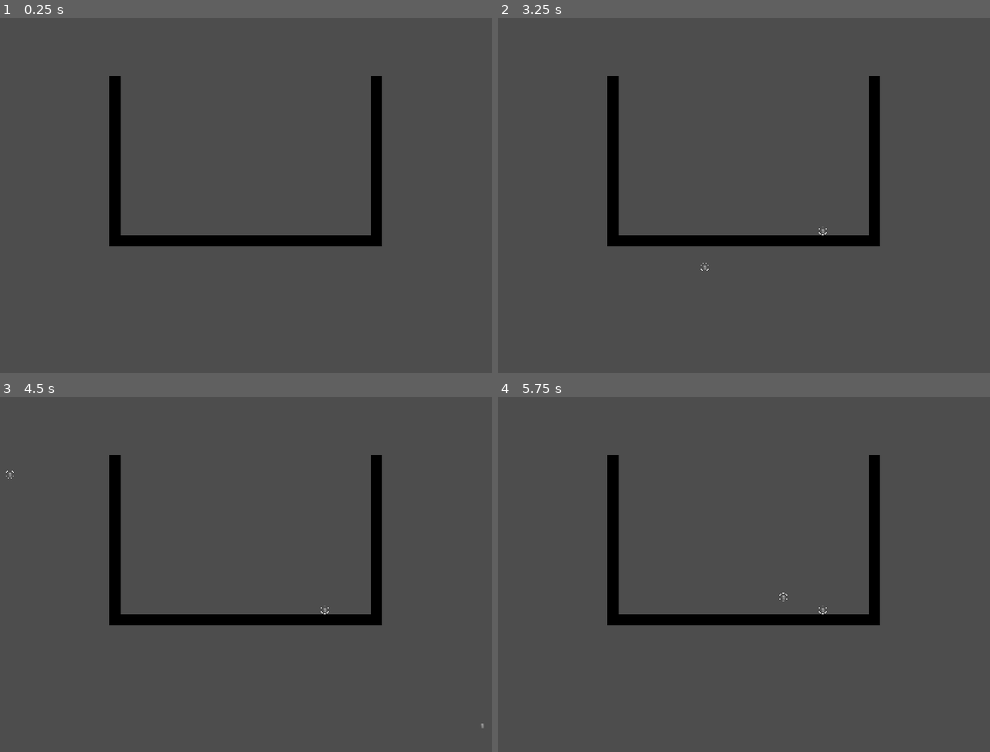
Above: before the commit, frames 1-4 (two rows, left to right).
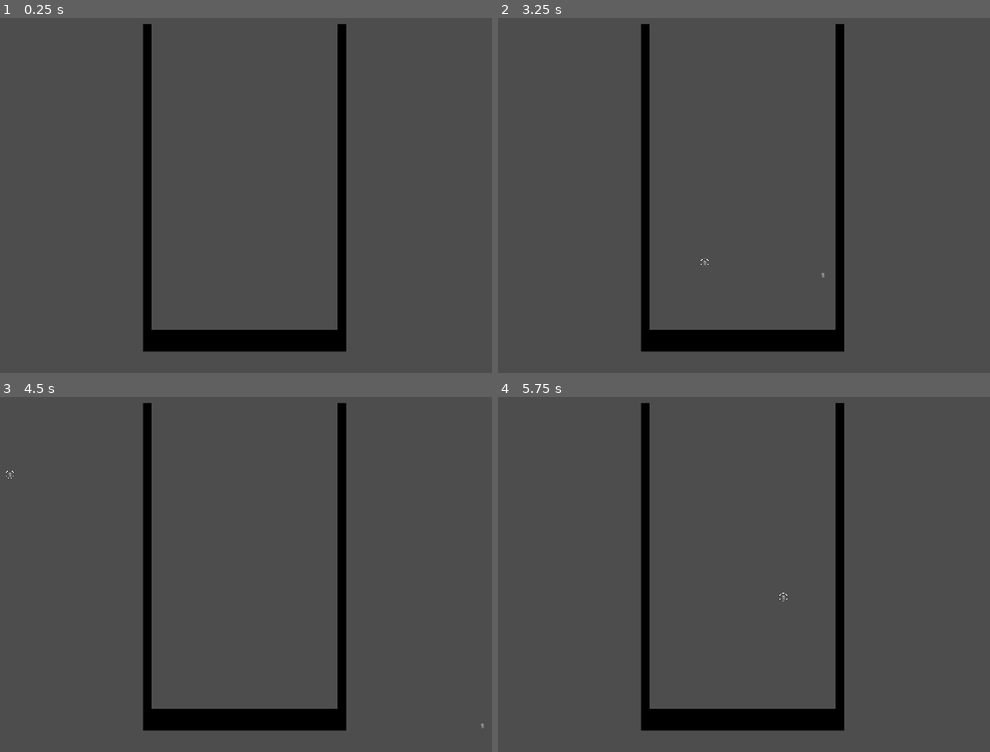
Above: after the commit, the same moments.

Repository: Treszyk/suika_game_clone
Game: Godot game, scene res://source/main_ui.tscn
Same seed, same stepped clock (60 frames per second), same inputs: the game is played once before the commit and once after it.
Inputs (mouse positions are in pixels of both pictures, inside the frame that each line leads up to):
- Up to frame 1 (0.25 s): no input
- Up to frame 2 (3.25 s): tap Enter at 0.5, 2 s; move the mouse to (916, 138) at 0.52 s; click (916, 138) at 0.67 s; tap Space at 1.25, 2.75 s; move the mouse to (586, 181) at 1.27 s; click (586, 181) at 1.42 s; move the mouse to (822, 64) at 2.02 s; click (822, 64) at 2.17 s; move the mouse to (704, 245) at 2.77 s; click (704, 245) at 2.92 s
- Up to frame 3 (4.5 s): tap Enter at 3.5 s; move the mouse to (482, 602) at 3.52 s; click (482, 602) at 3.67 s; move the mouse to (9, 471) at 4.27 s; click (9, 471) at 4.42 s
- Up to frame 4 (5.75 s): tap Space at 5 s; move the mouse to (783, 539) at 5.02 s; click (783, 539) at 5.17 s

The runs differ from the first frame. In frame 1, 9.2% of the frame differs, in the area x 22-78%, y 1-94%; in frame 2, 9.2%; in frame 3, 9.2%; in frame 4, 9.2%.

Commit message:
Added scaling for mobile

Diff:
--- a/project/source/basket.tscn
+++ b/project/source/basket.tscn
@@ -1,30 +1,12 @@
-[gd_scene load_steps=4 format=3 uid="uid://cq5lnrhshp2nw"]
+[gd_scene load_steps=2 format=3 uid="uid://cq5lnrhshp2nw"]
 
 [ext_resource type="Texture2D" uid="uid://b3o6sw21ppp5a" path="res://source/basket.png" id="1_ywngw"]
 
-[sub_resource type="RectangleShape2D" id="RectangleShape2D_t85ko"]
-size = Vector2(21, 323.5)
-
-[sub_resource type="RectangleShape2D" id="RectangleShape2D_2ore8"]
-size = Vector2(493, 20)
-
 [node name="StaticBody2D2" type="StaticBody2D"]
 position = Vector2(990, 426)
-scale = Vector2(1.335, 1.335)
+scale = Vector2(2.285, 2.285)
 
 [node name="Sprite2D" type="Sprite2D" parent="."]
-position = Vector2(0, 13.3118)
-scale = Vector2(1.12, 1.12)
+position = Vector2(-1.31291, 41.5755)
+scale = Vector2(0.486849, 1.25786)
 texture = ExtResource("1_ywngw")
-
-[node name="CollisionShape2D4" type="CollisionShape2D" parent="."]
-position = Vector2(-247, 0.311775)
-shape = SubResource("RectangleShape2D_t85ko")
-
-[node name="CollisionShape2D5" type="CollisionShape2D" parent="."]
-position = Vector2(0, 153.477)
-shape = SubResource("RectangleShape2D_2ore8")
-
-[node name="CollisionShape2D6" type="CollisionShape2D" parent="."]
-position = Vector2(246, 0.311775)
-shape = SubResource("RectangleShape2D_t85ko")
--- a/project/source/main_ui.gd
+++ b/project/source/main_ui.gd
@@ -19,4 +19,8 @@
 	basket.position = Vector2(get_viewport_rect().size.x / 2, get_viewport_rect().size.y / 2)
 func _on_ready():
 	get_tree().get_root().size_changed.connect(resize_event)
+	if OS.has_feature("mobile"):
+		get_tree().root.content_scale_factor = 2
+	elif OS.has_feature("pc"):
+		get_tree().root.content_scale_factor = 1
 	resize_event()
--- a/project/source/main_ui.tscn
+++ b/project/source/main_ui.tscn
@@ -7,6 +7,6 @@
 script = ExtResource("1_fr8pn")
 
 [node name="StaticBody2D2" parent="." instance=ExtResource("2_qu0gb")]
-position = Vector2(402, 356)
+position = Vector2(974, 495)
 
 [connection signal="ready" from="." to="." method="_on_ready"]
